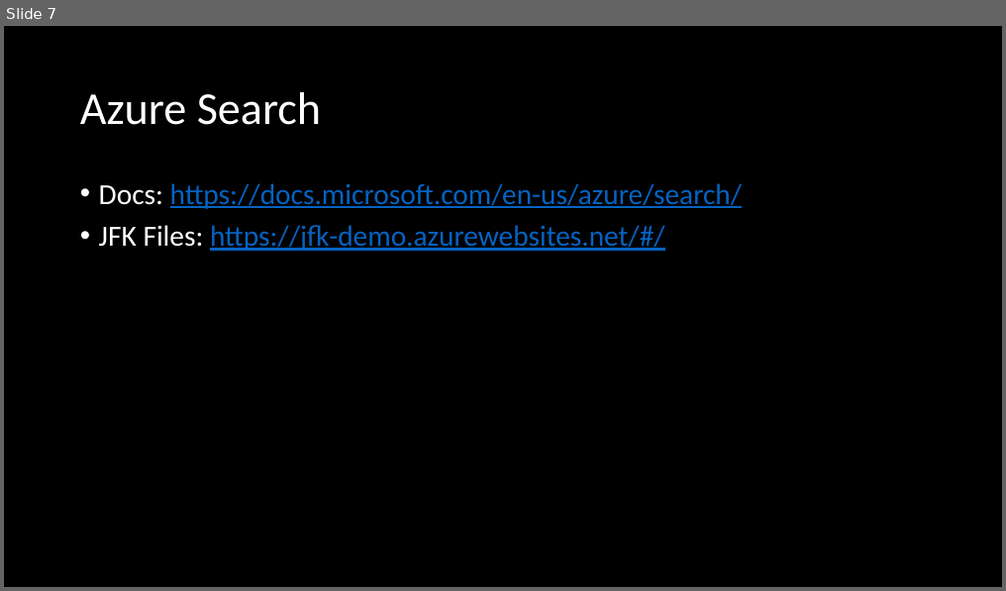
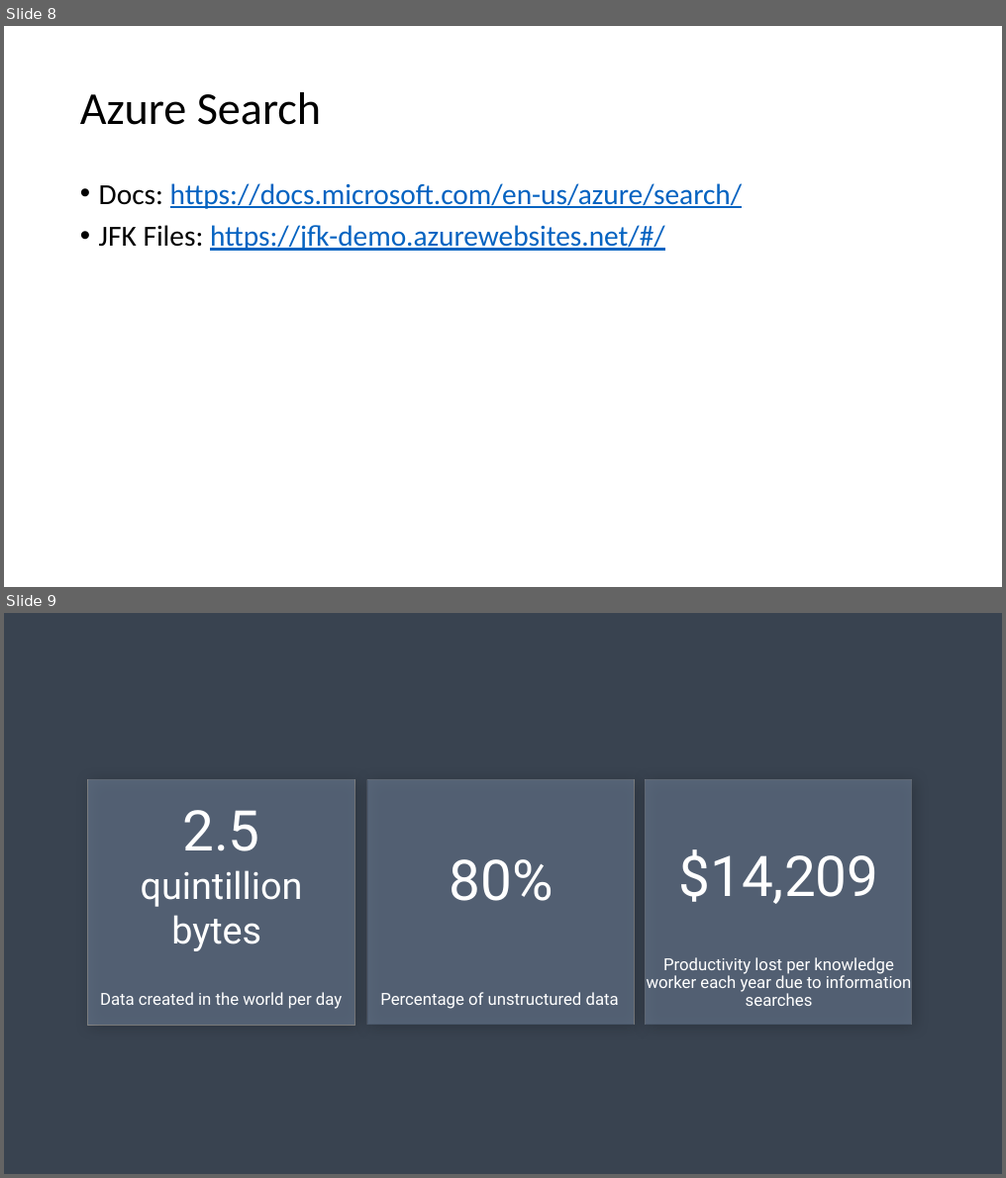
Before and after one commit to petejoha-sog/cognitive-workshop, a slide deck: Slides/CognitiveServicesInAzure.pptx. Shown one above the other, each under a label of ours: slide 7 before the commit, slides 8 and 9 after it. The pictures are 1006x591 and 1006x1178 pixels, drawn with LibreOffice and Linux fonts; fonts in the diff are those of the drawing; grey boxes stand for pictures; background and template pictures are left out; a plain dark background stands for a picture behind light text. Boxes give left, top, right and bottom in pixels: in the first picture for what was removed or moved away, otherwise in the second. Text is boxed around its words. In the diff, an @@ line names an element or a change of style, - is before the commit and + after.

```diff
--- a/Slides/CognitiveServicesInAzure.pptx
+++ b/Slides/CognitiveServicesInAzure.pptx
@@ slide 9 added at (x1=4, y1=613, x2=1002, y2=1174), background picture (left out) @@
@@ rectangle added at (x1=4, y1=613, x2=1002, y2=1174), fill #44546A at 59% opacity @@
@@ group added at (x1=88, y1=780, x2=354, y2=1026): 2 texts, 1 picture, 1 rectangle @@
+Data created in the world per day
+2.5
+quintillion
+bytes
@@ group added at (x1=645, y1=780, x2=912, y2=1025): 2 texts, 1 picture, 1 rectangle @@
+Productivity lost per knowledge worker each year due to information searches
+$14,209
@@ group added at (x1=367, y1=780, x2=634, y2=1025): 2 texts, 1 picture, 1 rectangle @@
+Percentage of unstructured data
+80%
@@ what was slide 7 is now slide 8 @@
@@ slide 8 changed as well @@
@@ background #000000 to #FFFFFF @@
@@ title "Azure Search" at (x1=80, y1=92, x2=321, y2=125): text colour #FFFFFF to #000000 @@
@@ text "Docs: https://docs.microsoft.com/en-us/azure/search/" at (x1=99, y1=183, x2=743, y2=251): text colour #FFFFFF to #000000 in "Docs:", "JFK Files:" @@
```
Also in this commit, not shown: 7 other slides changed, 6 other slides added.
